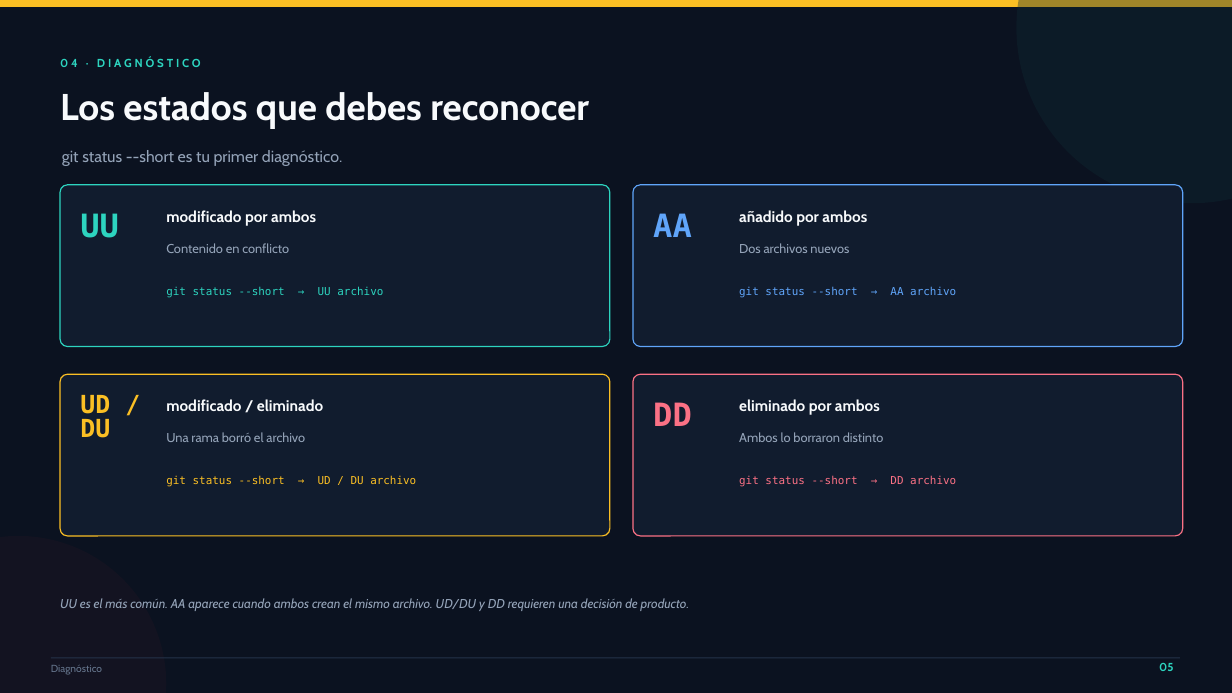
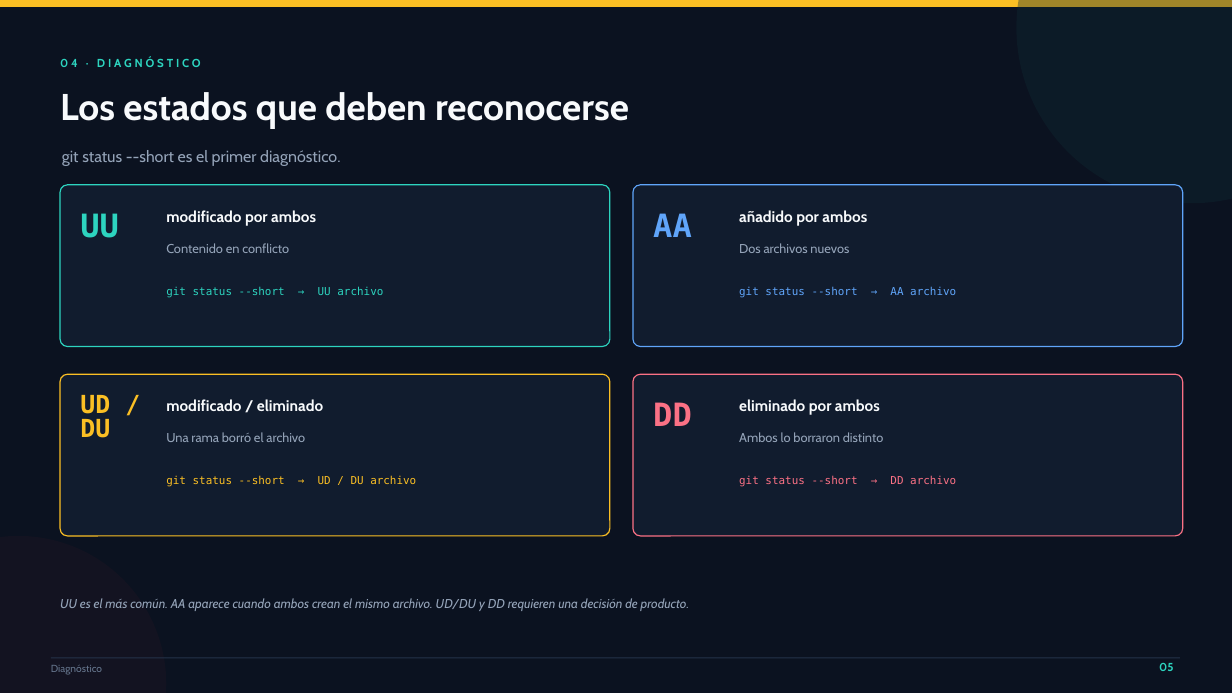
Before and after one commit to 75749748-blip/conflictos-git-ejercicios, a slide deck: slide 5 of Conflictos-Git-Presentacion.pptx. Drawn at 1232x693 pixels with LibreOffice and Linux fonts; fonts in the diff are those of the drawing. Boxes give left, top, right and bottom in pixels: in the first picture for what was removed or moved away, otherwise in the second. Text is boxed around its words. In the diff, an @@ line names an element or a change of style, - is before the commit and + after.

```diff
--- a/Conflictos-Git-Presentacion.pptx
+++ b/Conflictos-Git-Presentacion.pptx
@@ text at (x1=60, y1=92, x2=629, y2=128): text changed @@
-Los estados que debes reconocer
+Los estados que deben reconocerse
@@ text at (x1=62, y1=150, x2=340, y2=166): text changed @@
-git status --short es tu primer diagnóstico.
+git status --short es el primer diagnóstico.
```
Also in this commit, not shown: 13 other slides changed, 17 other files.
